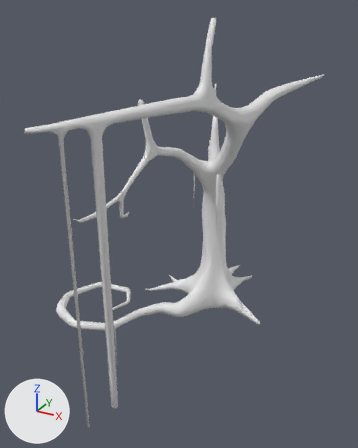
The FBX model Assets/Contents/Models/Environment/huge_tree/huge_tree_2.fbx as it was, and as the next commit left it.
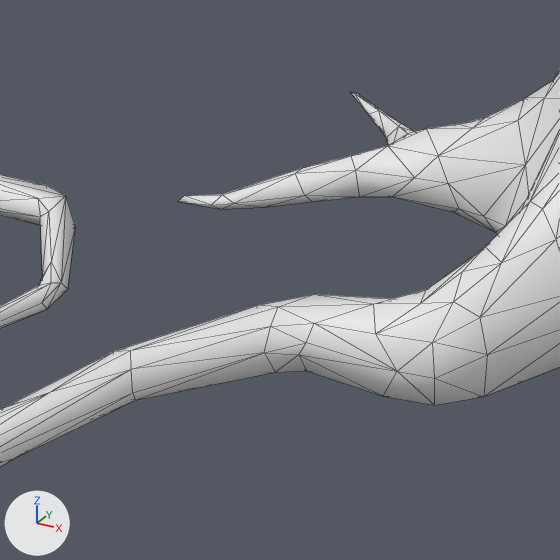
Each version is shown whole from a 50 mm camera at (9.79, -21.6, 14.37) aimed at (-0.64, -2.64, 4.89), then close up on the part from 34% to 55% of the width and 59% to 76% of the height. The axes (+X, +Y, +Z) are drawn at lower left. The lights are the same throughout. The close-ups show mesh edges as thin lines. Where no turn or scale is listed for an object, it has been applied to the vertices.

Objects in the first close-up: 'huge_tree_lp.001'.
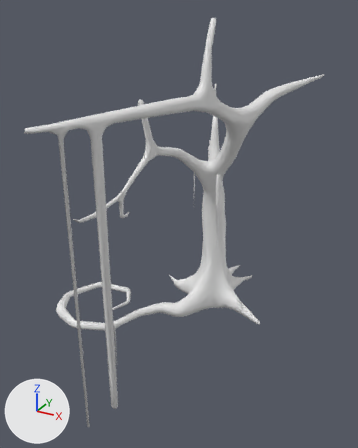
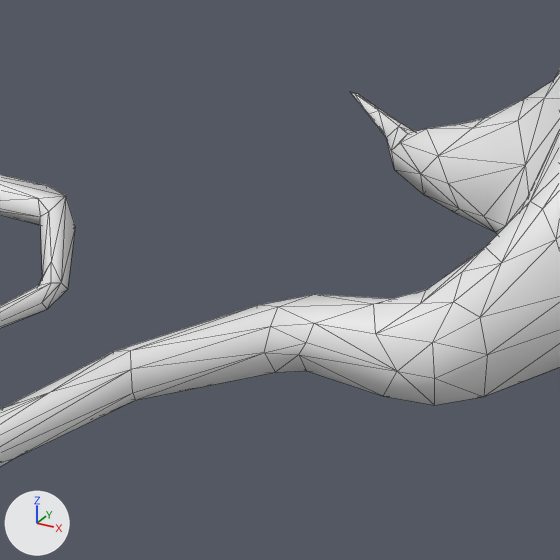
The change, as JSON lines over the scene's bpy script:
```json
{"block": "me_plane_007", "where": "# used by ob_huge_tree_lp_001; location = (0.0, 0.0, 0.0)"}
{"op": "remove", "block": "me_plane_007", "code": "me_plane_007.from_pydata(...)  # 1154 vertices, 2226 faces; spans x -6.8..4.5, y -11.2..7.1, z -0.8..14.0"}
{"op": "add", "block": "me_plane_007", "code": "me_plane_007.from_pydata(...)  # 1132 vertices, 2183 faces; spans x -6.8..4.5, y -11.2..7.1, z -0.8..14.0"}
{"block": "me_plane_007", "change": "me_plane_007 part 1"}
{"block": "me_plane_007", "change": "24 vertices are removed from x -3.4..-2.0, y -1.6..-0.5, z -0.2..0.2"}
{"block": "me_plane_007", "change": "55 faces are deleted"}
{"block": "me_plane_007", "change": "1 vertex moves within x -1.8, y -0.6, z 0.1"}
{"block": "me_plane_007", "change": "2 vertices are added at (-1.9, -0.4, -0.2), (-2.1, -0.5, 0.2)"}
{"block": "me_plane_007", "change": "12 new faces join them"}
```

Location of each change, [x1, y1, x2, y2] in pixels of the close-ups (560 x 560 px):
```json
{"part": 1, "of": "me_plane_007", "change": "cut back", "before": [177, 129, 459, 212], "after": [391, 129, 459, 212]}
```
